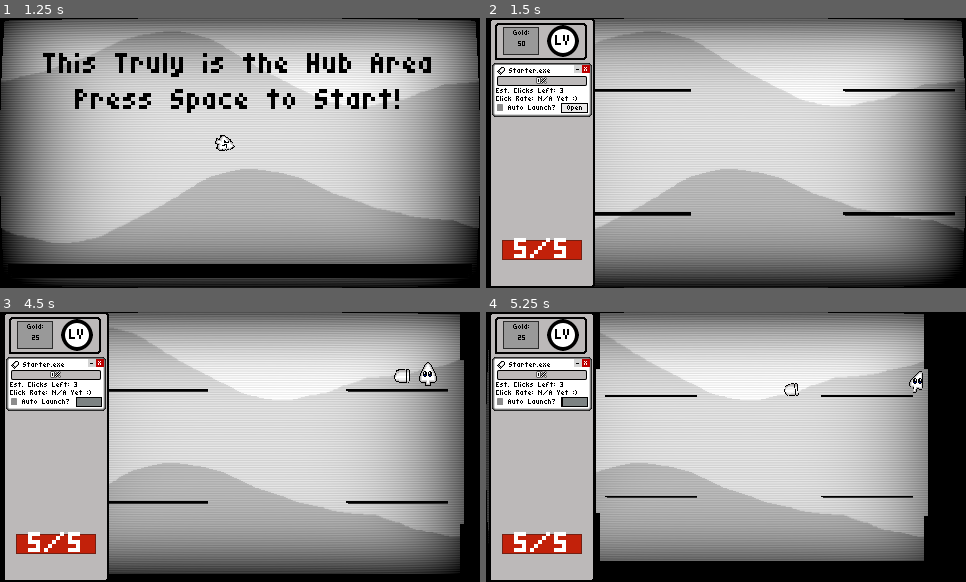
Above: before the commit, frames 1-4 (two rows, left to right).
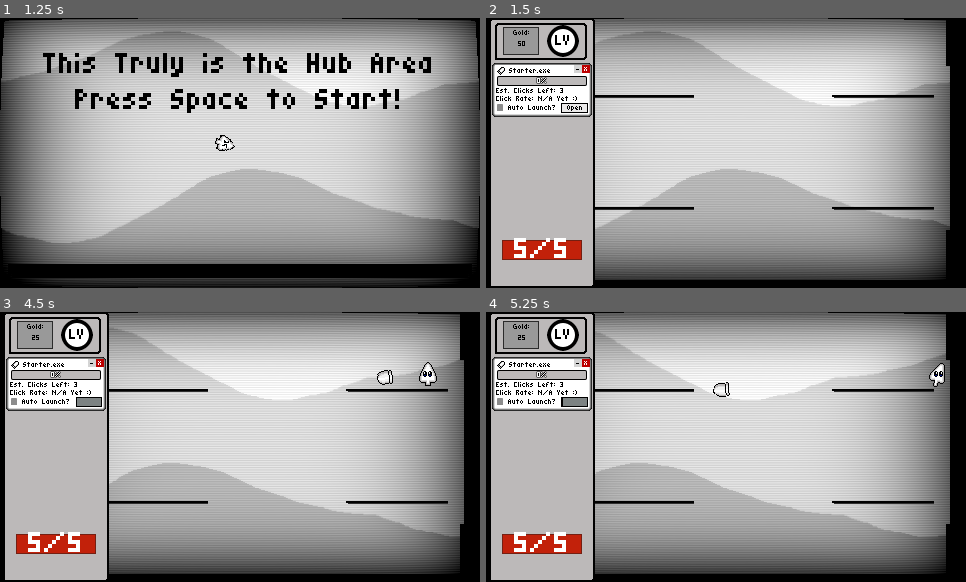
Above: after the commit, the same moments.

Repository: TNT-A/clicker-game-platformer
Game: Godot game, scene res://main_menu/main_menu.tscn
Two runs of this game, one before a commit and one after it. Both use one fixed random seed, a clock stepped at 60 frames per second and the inputs below.
Inputs (mouse positions are in pixels of both pictures, inside the frame that each line leads up to):
- Up to frame 1 (1.25 s): click "Quick Start" at 0.5 s
- Up to frame 2 (1.5 s): tap Space at 1.25 s; move the mouse to (831, 139) at 1.27 s; hold D (Move_Right) from 1.28 s (still down); tap = (Maximize) at 1.35 s
- Up to frame 3 (4.5 s): tap Enter (ui_accept) at 1.52 s; tap - (Minimize) at 1.55 s; release D (Move_Right) at 2 s; click "Auto Launch?" at 2 s; click "Auto Launch?" at 2.75 s; click "LV" at 3.5 s; click "Open" at 4.25 s
- Up to frame 4 (5.25 s): move the mouse to (630, 460) at 5.02 s; hold D (Move_Right) from 5.03 s (still down); tap - (Minimize) at 5.1 s

Frame 1 is identical in both runs. In frame 2, 6.2% of the frame differs, in the area x 22-100%, y 0-100%; in frame 3, 0.2%; in frame 4, 10%, in the area x 0-97%, y 0-98%.

Commit message:
Buncha minor changes

Diff:
--- a/clicker-platformer/ability_manager/ability_manager.gd
+++ b/clicker-platformer/ability_manager/ability_manager.gd
@@ -52,7 +52,7 @@
 		#random_bullshit(3)
 
 func basic_shot(power):
-	create_shot(0, (get_global_mouse_position() - player.global_position).normalized(), 120, power, false)
+	create_shot(0, (get_global_mouse_position() - player.global_position).normalized(), 200, power, false)
 
 func basic_slash(power):
 	create_shot(2, (get_global_mouse_position() - player.global_position).normalized(), 360, power, true)
--- a/clicker-platformer/enemy_controller/enemy_controller.gd
+++ b/clicker-platformer/enemy_controller/enemy_controller.gd
@@ -168,8 +168,13 @@
 		active_enemies.remove_at(active_enemies.find(enemy))
 		enemy_count -= 1
 	if enemy_count <= 0 and credits < lowest_credits:
-		SignalBus.room_ended.emit(3, current_room)
-		print("Donezo")
+		var no_indicators : bool = true
+		for child in self.get_children():
+			if child is SpawnIndicator:
+				no_indicators = false
+		if no_indicators:
+			SignalBus.room_ended.emit(3, current_room)
+			print("Donezo")
 	else:
 		analyze_spawn()
 		reset_timer()
--- a/clicker-platformer/game_manager/game_manager.gd
+++ b/clicker-platformer/game_manager/game_manager.gd
@@ -24,6 +24,12 @@
 	SignalBus.room_started.connect(set_room)
 	SignalBus.room_ended.connect(end_game)
 	SignalBus.player_die.connect(lose_game)
+	SignalBus.frame_freeze.connect(frame_freeze)
+
+func frame_freeze(timescale: float, duration: float):
+	Engine.time_scale = timescale
+	await get_tree().create_timer(duration, true, false, true).timeout
+	Engine.time_scale = 1.0
 
 func set_room(room):
 	room_started = true
--- a/clicker-platformer/globals/signal_bus.gd
+++ b/clicker-platformer/globals/signal_bus.gd
@@ -30,8 +30,9 @@
 signal room_started(room:Room)
 signal room_ended(num:int, room:Node)
 
-#Camera Signals
-signal move_camera(pos)
+#Effect Signals
+signal frame_freeze(timescale: float, duration: float)
+signal shake_screen(intensity: float, shake_a: float)
 
 #Enemy Signals
 signal enemy_killed(enemy:Enemy)
@@ -53,4 +54,5 @@
 signal drag_used(draggable : Draggable)
 
 #Camera Signals
+signal move_camera(pos)
 signal camera_moved(new_position : Vector2)
--- a/clicker-platformer/player/jump_1.gd
+++ b/clicker-platformer/player/jump_1.gd
@@ -2,6 +2,8 @@
 class_name Jump1State
 
 @onready var platformer_move: Platformer = $"../../PlatformerMove"
+@onready var ray_cast_r: RayCast2D = $"../../RayCastR"
+@onready var ray_cast_l: RayCast2D = $"../../RayCastL"
 
 func enter():
 	parent_body.air_jump = true
@@ -34,7 +36,11 @@
 		#print("I released the button: ", parent_body.velocity.y)
 
 	if Input.is_action_just_pressed("Move_Up"):
-		if parent_body.is_on_wall_only():
+		if ray_cast_l.is_colliding() and Input.is_action_pressed("Move_Left"):
+			parent_body.velocity.x = 400
+			SignalBus.transitioned.emit(self, "Jump1")
+		elif ray_cast_r.is_colliding() and Input.is_action_pressed("Move_Right"):
+			parent_body.velocity.x = -400
 			SignalBus.transitioned.emit(self, "Jump1")
 		elif parent_body.air_jump:
 			SignalBus.transitioned.emit(self, "Jump2")
--- a/clicker-platformer/player/main_character.gd
+++ b/clicker-platformer/player/main_character.gd
@@ -1,5 +1,7 @@
 extends CharacterBody2D
 class_name Player
+
+@onready var effect_player: AnimationPlayer = $EffectPlayer
 
 const GRAVITY : float = 2000
 const FALL_GRAVITY : float = 8000
@@ -33,9 +35,8 @@
 func flash():
 	health = $HealthComponent.health
 	SignalBus.player_health_change.emit()
-	$HealthComponent/CollisionShape2D.disabled = true
-	await get_tree().create_timer(1)
-	$HealthComponent/CollisionShape2D.disabled = false
+	SignalBus.frame_freeze.emit(0.2, .1)
+	effect_player.play("flash")
 
 func die():
 	is_alive = false
--- a/clicker-platformer/player/main_character.tscn
+++ b/clicker-platformer/player/main_character.tscn
@@ -164,6 +164,66 @@
 &"walk": SubResource("Animation_hy18s")
 }
 
+[sub_resource type="Animation" id="Animation_ajrqd"]
+resource_name = "flash"
+tracks/0/type = "value"
+tracks/0/imported = false
+tracks/0/enabled = true
+tracks/0/path = NodePath("Sprite2D:modulate")
+tracks/0/interp = 0
+tracks/0/loop_wrap = true
+tracks/0/keys = {
+"times": PackedFloat32Array(0, 0.099999994, 0.20000002, 0.29999998, 0.4, 0.5, 0.6, 0.7, 0.79999995, 0.9),
+"transitions": PackedFloat32Array(1, 1, 1, 1, 1, 1, 1, 1, 1, 1),
+"update": 0,
+"values": [Color(1, 1, 1, 0.27450982), Color(1, 1, 1, 1), Color(1, 1, 1, 0.27450982), Color(1, 1, 1, 1), Color(1, 1, 1, 0.27450982), Color(1, 1, 1, 1), Color(1, 1, 1, 0.27450982), Color(1, 1, 1, 1), Color(1, 1, 1, 0.27450982), Color(1, 1, 1, 1)]
+}
+tracks/1/type = "value"
+tracks/1/imported = false
+tracks/1/enabled = true
+tracks/1/path = NodePath("HealthComponent/CollisionShape2D:disabled")
+tracks/1/interp = 1
+tracks/1/loop_wrap = true
+tracks/1/keys = {
+"times": PackedFloat32Array(0, 1),
+"transitions": PackedFloat32Array(1, 1),
+"update": 1,
+"values": [true, false]
+}
+
+[sub_resource type="Animation" id="Animation_4ysuu"]
+length = 0.001
+tracks/0/type = "value"
+tracks/0/imported = false
+tracks/0/enabled = true
+tracks/0/path = NodePath("Sprite2D:modulate")
+tracks/0/interp = 1
+tracks/0/loop_wrap = true
+tracks/0/keys = {
+"times": PackedFloat32Array(0),
+"transitions": PackedFloat32Array(1),
+"update": 0,
+"values": [Color(1, 1, 1, 1)]
+}
+tracks/1/type = "value"
+tracks/1/imported = false
+tracks/1/enabled = true
+tracks/1/path = NodePath("HealthComponent/CollisionShape2D:disabled")
+tracks/1/interp = 1
+tracks/1/loop_wrap = true
+tracks/1/keys = {
+"times": PackedFloat32Array(0),
+"transitions": PackedFloat32Array(1),
+"update": 1,
+"values": [false]
+}
+
+[sub_resource type="AnimationLibrary" id="AnimationLibrary_37yox"]
+_data = {
+&"RESET": SubResource("Animation_4ysuu"),
+&"flash": SubResource("Animation_ajrqd")
+}
+
 [sub_resource type="CircleShape2D" id="CircleShape2D_j543i"]
 
 [node name="MainCharacter" type="CharacterBody2D" groups=["player"]]
@@ -182,11 +242,24 @@
 &"": SubResource("AnimationLibrary_hy18s")
 }
 
+[node name="EffectPlayer" type="AnimationPlayer" parent="."]
+libraries = {
+&"": SubResource("AnimationLibrary_37yox")
+}
+
 [node name="Sprite2D" type="Sprite2D" parent="."]
 texture = ExtResource("3_su42h")
 
 [node name="PlatformerMove" parent="." node_paths=PackedStringArray("host") instance=ExtResource("3_xw5xi")]
 host = NodePath("..")
+
+[node name="RayCastR" type="RayCast2D" parent="."]
+position = Vector2(5, 0)
+target_position = Vector2(11, 0)
+
+[node name="RayCastL" type="RayCast2D" parent="."]
+position = Vector2(-5, 0)
+target_position = Vector2(-11, 0)
 
 [node name="HealthComponent" parent="." node_paths=PackedStringArray("parent") instance=ExtResource("5_su42h")]
 parent = NodePath("..")
--- a/clicker-platformer/room_cam/room_camera.gd
+++ b/clicker-platformer/room_cam/room_camera.gd
@@ -1,10 +1,15 @@
 extends Camera2D
+class_name RoomCamera
 
 var at_pos : bool = true
 var pos : Vector2
 
+var trauma : float = 0.0
+var shake_amount : float = 0.5
+
 func _ready() -> void:
 	SignalBus.move_camera.connect(move_cam)
+	#SignalBus.shake_screen.connect(shake)
 
 func move_cam(new_pos):
 	#print("I'm tryna move")
@@ -15,7 +20,15 @@
 func _physics_process(delta: float) -> void:
 	if !at_pos:
 		global_position = global_position.lerp(pos, 0.1)
-	if Input.is_action_just_pressed("Maximize"):
-		zoom += Vector2(.1, .1)
-	if Input.is_action_just_pressed("Minimize"):
-		zoom -= Vector2(.1, .1)
+	if trauma > 0:
+		var shake_offset = Vector2(randf_range(-shake_amount, shake_amount), randf_range(-shake_amount, shake_amount))
+		position += shake_offset
+		trauma -= delta * 0.5  # Decrease trauma over time
+	#if Input.is_action_just_pressed("Maximize"):
+		#zoom += Vector2(.1, .1)
+	#if Input.is_action_just_pressed("Minimize"):
+		#zoom -= Vector2(.1, .1)
+
+#func shake(intensity: float, shake_a: float):
+	#shake_amount = shake_a
+	#trauma += intensity
Not shown, changed: clicker-platformer/export_presets.cfg
Not shown: 1 places in clicker-platformer/player/main_character.tscn that only renumber resources
Not shown, added: clicker-platformer/build/hctg_build_2.zip
Not shown, added: clicker-platformer/build/hctg_build_2/index.apple-touch-icon.png
Not shown, added: clicker-platformer/build/hctg_build_2/index.audio.position.worklet.js
Not shown, added: clicker-platformer/build/hctg_build_2/index.audio.worklet.js
Not shown, added: clicker-platformer/build/hctg_build_2/index.html
Not shown, added: clicker-platformer/build/hctg_build_2/index.icon.png
Not shown, added: clicker-platformer/build/hctg_build_2/index.js
Not shown, added: clicker-platformer/build/hctg_build_2/index.pck
Not shown, added: clicker-platformer/build/hctg_build_2/index.png
Not shown, added: clicker-platformer/build/hctg_build_2/index.wasm
